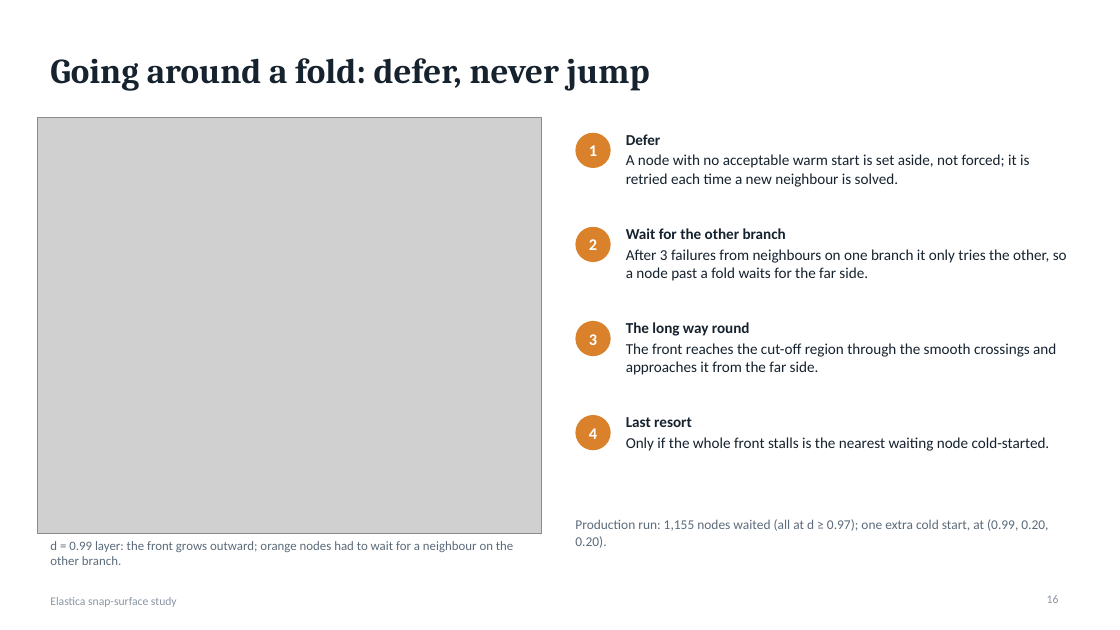
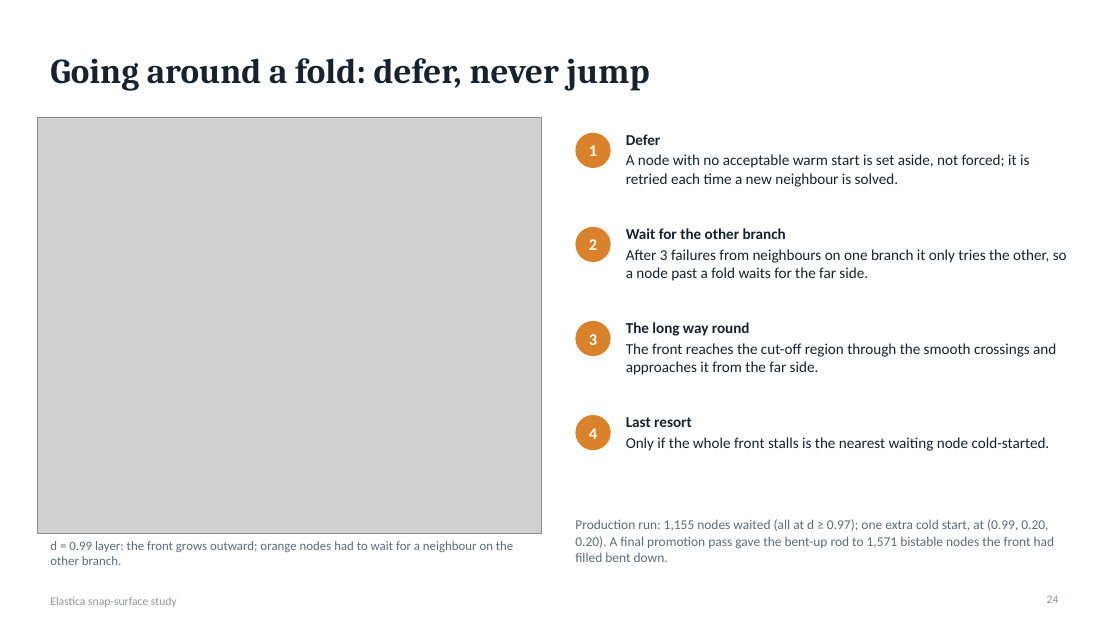
Before and after one commit to grraxx/elastica, a slide deck: slide 24 of presentation/elastica_snap_surface.pptx (slide 16 before the commit). Drawn at 1120x630 pixels with LibreOffice and Linux fonts; fonts in the diff are those of the drawing; grey boxes stand for pictures. Boxes give left, top, right and bottom in pixels: in the first picture for what was removed or moved away, otherwise in the second. Text is boxed around its words. In the diff, an @@ line names an element or a change of style, - is before the commit and + after.

```diff
--- a/presentation/elastica_snap_surface.pptx
+++ b/presentation/elastica_snap_surface.pptx
@@ text at (x1=575, y1=519, x2=1055, y2=562): text changed @@
-Production run: 1,155 nodes waited (all at d ≥ 0.97); one extra cold start, at (0.99, 0.20, 0.20).
+Production run: 1,155 nodes waited (all at d ≥ 0.97); one extra cold start, at (0.99, 0.20, 0.20). A final promotion pass gave the bent-up rod to 1,571 bistable nodes the front had filled bent down.
@@ page number at (x1=1047, y1=595, x2=1059, y2=603): text changed @@
-16
+24
```
Also in this commit, not shown: 4 other slides changed, 15 slides added, 50 other files.
